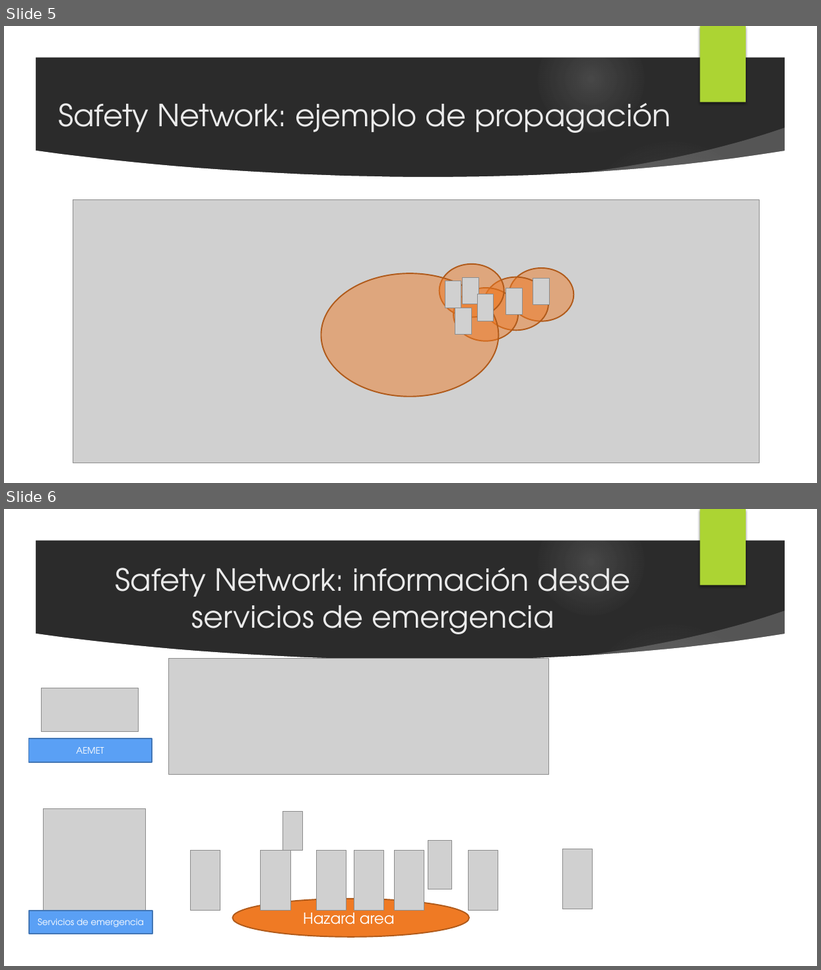
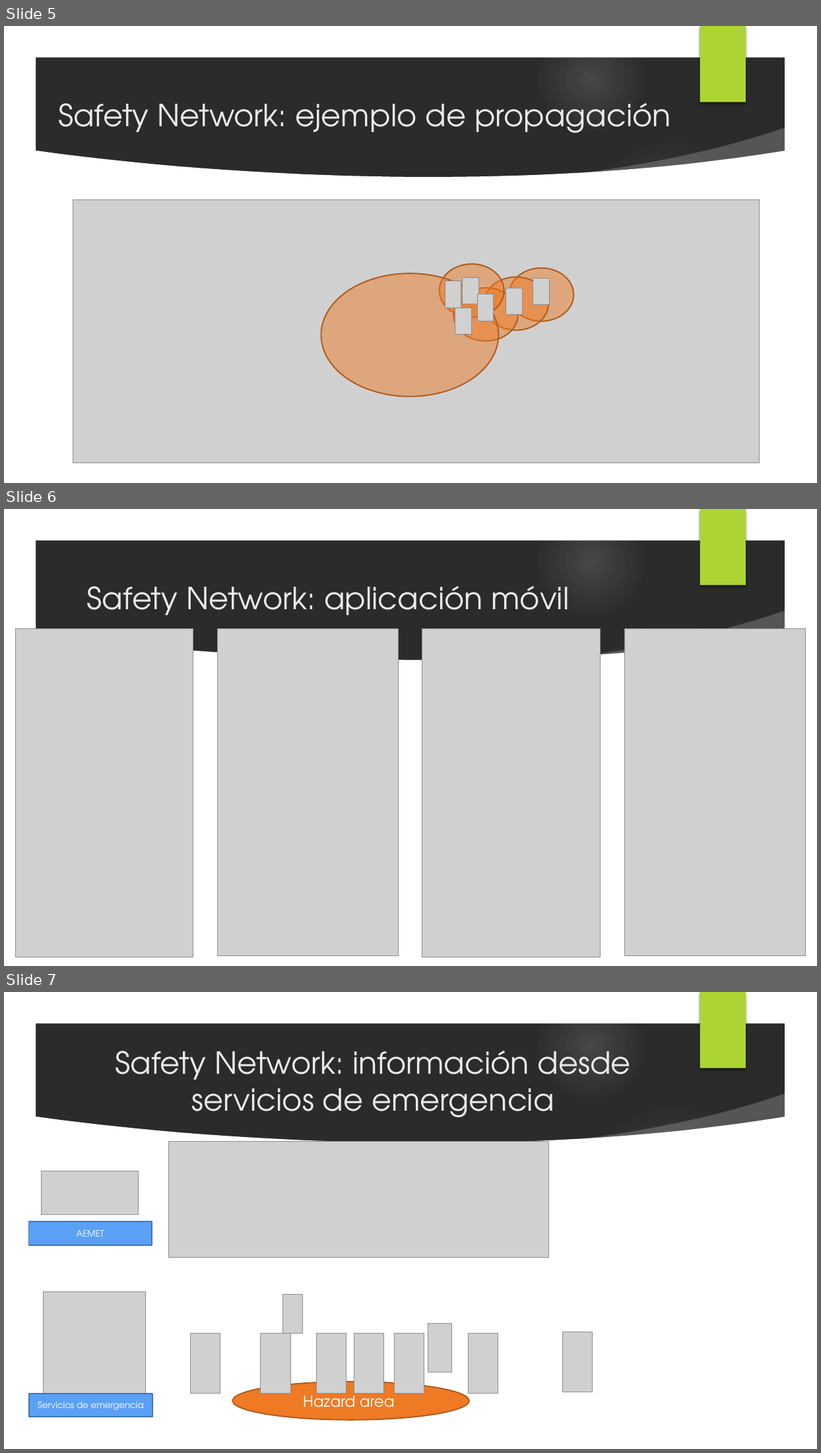
Before and after one commit to javieraviles/spaceappschallenge, a slide deck: Documentation/project_slide.pptx. Shown one above the other, each under a label of ours: slides 5 and 6 before the commit, slides 5, 6 and 7 after it. The pictures are 821x970 and 821x1453 pixels, drawn with LibreOffice and Linux fonts; fonts in the diff are those of the drawing; grey boxes stand for pictures; background and template pictures are left out; a plain dark background stands for a picture behind light text. Boxes give left, top, right and bottom in pixels: in the first picture for what was removed or moved away, otherwise in the second. Text is boxed around its words. In the diff, an @@ line names an element or a change of style, - is before the commit and + after.

Commit message:
Updating ppt

```diff
--- a/Documentation/project_slide.pptx
+++ b/Documentation/project_slide.pptx
@@ slide 6 added at <box>4,509,817,966</box>, background picture (left out); not listed: 9 template elements that a slide beside it also shows @@
@@ title added at <box>87,586,570,615</box>, 36 pt, text #EBEBEB @@
+Safety Network: aplicación móvil
@@ picture added at <box>16,628,193,957</box> @@
@@ picture added at <box>217,628,398,956</box> @@
@@ picture added at <box>422,628,600,957</box> @@
@@ picture added at <box>624,628,805,956</box> @@
@@ what was slide 6 is now slide 7 @@
```
